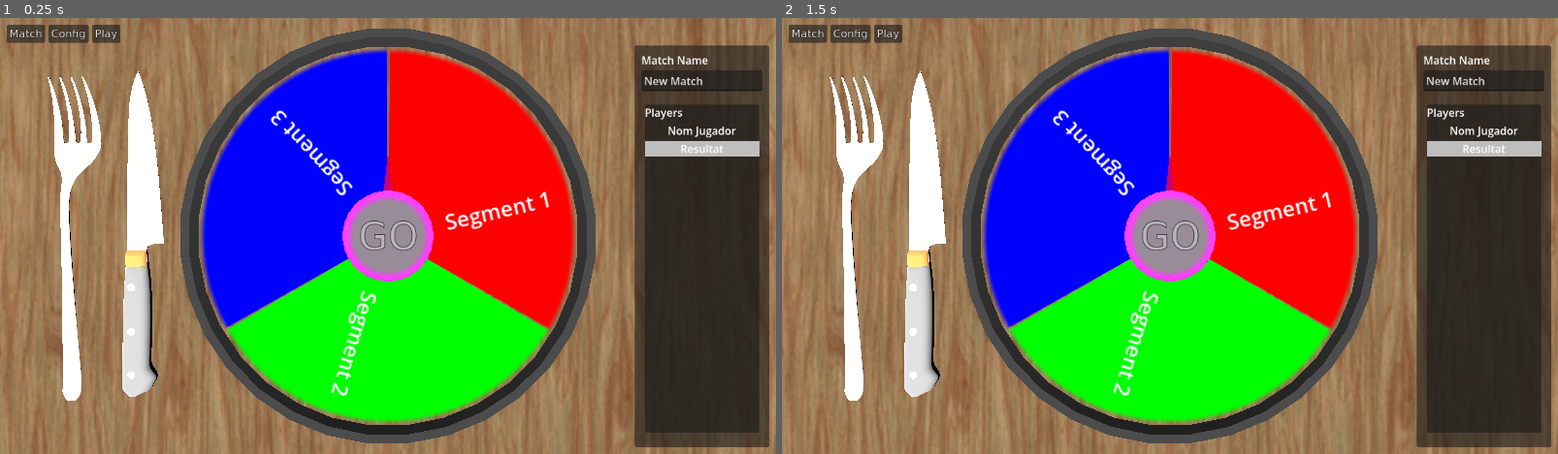
Above: before the commit, frames 1-2 (left to right).
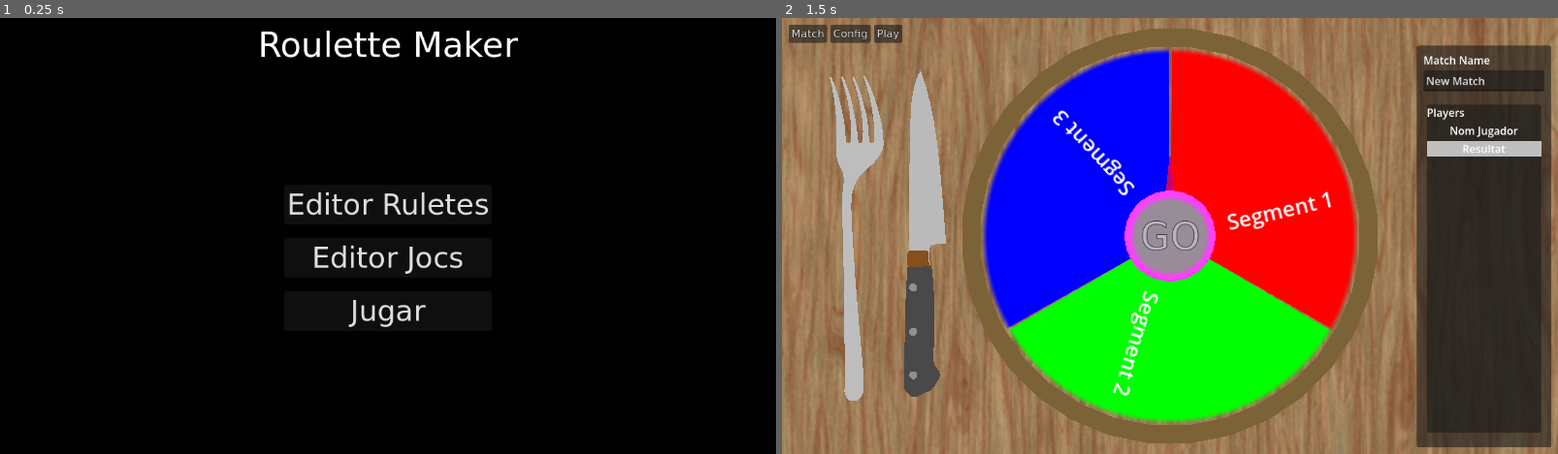
Above: after the commit, the same moments.

Repository: Zamme/vgs-custom-roulette
Game: Godot game, scene res://src/game_manager.tscn
Same seed, same stepped clock (60 frames per second), same inputs: the game is played once before the commit and once after it.
Inputs (mouse positions are in pixels of both pictures, inside the frame that each line leads up to):
- Up to frame 1 (0.25 s): no input
- Up to frame 2 (1.5 s): click (1170, 310) at 0.5 s, where only the run after the commit has a clickable "Jugar"; tap Enter at 1.25 s

The runs differ from the first frame. In frame 1, 100% of the frame differs, in the area x 0-100%, y 0-100%; in frame 2, 11%.

Commit message:
only etc2 enabled

Diff:
--- a/project.godot
+++ b/project.godot
@@ -34,3 +34,4 @@
 rendering_device/driver.windows="d3d12"
 renderer/rendering_method="gl_compatibility"
 renderer/rendering_method.mobile="gl_compatibility"
+textures/vram_compression/import_etc2_astc=true
--- a/src/game_manager.tscn
+++ b/src/game_manager.tscn
@@ -5,7 +5,6 @@
 
 [node name="GameManager" type="Node" unique_id=1773128760]
 script = ExtResource("1_x17l7")
-current_init_type = 4
 
 [node name="SaveLoadManager" type="Node" parent="." unique_id=1601281165]
 script = ExtResource("2_2138g")
--- a/src/match_scene.tscn
+++ b/src/match_scene.tscn
@@ -317,9 +317,11 @@
 [node name="Camera3D" type="Camera3D" parent="." unique_id=1405166598]
 transform = Transform3D(1, 0, 0, 0, -4.371139e-08, 1, 0, -1, -4.371139e-08, 0, 1.76, 0)
 
-[node name="OmniLight3D" type="DirectionalLight3D" parent="." unique_id=588050780]
+[node name="DirectionalLight3D" type="DirectionalLight3D" parent="." unique_id=588050780]
 transform = Transform3D(1, 0, 0, 0, 0.2300667, 0.97317487, 0, -0.97317487, 0.2300667, 0, 4.185, 0)
+visible = false
 light_energy = 10.0
+sky_mode = 1
 
 [node name="MatchRoulette" type="RigidBody3D" parent="." unique_id=1576497822]
 transform = Transform3D(-0.29237175, 0, -0.9563047, 0, 1, 0, 0.9563047, 0, -0.29237175, 0, 0.2640381, 0)
--- a/src/materials/roulette_mat.tres
+++ b/src/materials/roulette_mat.tres
@@ -1,6 +1,5 @@
 [gd_resource type="StandardMaterial3D" format=3 uid="uid://ce42v8lbs0lbj"]
 
 [resource]
-albedo_color = Color(0.14406255, 0.14406255, 0.14406255, 1)
-metallic = 0.82
-metallic_specular = 0.24
+shading_mode = 0
+albedo_color = Color(0.48431402, 0.38903397, 0.21650895, 1)
--- a/src/other/Fork.tscn
+++ b/src/other/Fork.tscn
@@ -3,10 +3,8 @@
 [ext_resource type="PackedScene" uid="uid://ngu81g8r8l5s" path="res://assets/gltfs/Fork.glb" id="1"]
 
 [sub_resource type="StandardMaterial3D" id="StandardMaterial3D_ef4fe"]
+shading_mode = 0
 albedo_color = Color(0.74138474, 0.7413847, 0.74138457, 1)
-metallic = 0.76
-metallic_specular = 0.73
-roughness = 0.7
 
 [node name="Fork" unique_id=1783277508 instance=ExtResource("1")]
 
--- a/src/other/KitchenKnife.tscn
+++ b/src/other/KitchenKnife.tscn
@@ -3,18 +3,19 @@
 [ext_resource type="PackedScene" uid="uid://dggrbmqit544k" path="res://assets/gltfs/KitchenKnife.glb" id="1"]
 
 [sub_resource type="StandardMaterial3D" id="StandardMaterial3D_01jps"]
+shading_mode = 0
 albedo_color = Color(0.28485027, 0.28485027, 0.28485027, 1)
 
 [sub_resource type="StandardMaterial3D" id="StandardMaterial3D_w0ij8"]
+shading_mode = 0
 albedo_color = Color(0.728822, 0.728822, 0.728822, 1)
-metallic = 0.79
-metallic_specular = 0.68
-roughness = 0.52
 
 [sub_resource type="StandardMaterial3D" id="StandardMaterial3D_2gjdy"]
+shading_mode = 0
 albedo_color = Color(0.5272024, 0.31050682, 0.11808125, 1)
 
 [sub_resource type="StandardMaterial3D" id="StandardMaterial3D_bnox8"]
+shading_mode = 0
 albedo_color = Color(0.5609549, 0.5609549, 0.5609549, 1)
 
 [node name="KitchenKnife" unique_id=679675806 instance=ExtResource("1")]
--- a/src/other/plate.tscn
+++ b/src/other/plate.tscn
@@ -1,13 +1,5 @@
-[gd_scene load_steps=3 format=2]
+[gd_scene format=3 uid="uid://dcly2ratusnpx"]
 
-[ext_resource path="res://assets/plate.glb" type="PackedScene" id=1]
+[ext_resource type="PackedScene" uid="uid://b1dvluboxvl0p" path="res://assets/gltfs/plate.glb" id="1"]
 
-[sub_resource type="SpatialMaterial" id=1]
-metallic = 0.19
-metallic_specular = 0.73
-roughness = 0.81
-
-[node name="plate" instance=ExtResource( 1 )]
-
-[node name="Plate" parent="." index="0"]
-material/0 = SubResource( 1 )
+[node name="plate" unique_id=993812812 instance=ExtResource("1")]
--- a/src/scripts/match_scene.gd
+++ b/src/scripts/match_scene.gd
@@ -15,6 +15,9 @@
 @onready var hey_audio : AudioStreamPlayer = $HeyAudio
 @onready var music_audio : AudioStreamPlayer = $MusicAudio
 @onready var go_button : GoButton = $MatchControl/GOButton
+@onready var match_popup_menu : PopupMenu = $MatchControl/PanelContainer/MarginContainer/VBoxContainer/MatchMenu/MatchPopupMenu
+@onready var match_properties_popup_menu : PopupMenu = $MatchControl/PanelContainer/MarginContainer/VBoxContainer/MatchMenu/MatchPropertiesPopupMenu
+@onready var state_popup_menu : PopupMenu = $MatchControl/PanelContainer/MarginContainer/VBoxContainer/MatchMenu/StatePopupMenu
 
 #@onready var rot_spinbox: SpinBox = $rotationsp
 
@@ -49,6 +52,10 @@
 	#print("Roulette Rotation: ", rad_to_deg(roulette_rb.global_rotation.y))
 	#print("Segment: ", current_turn_segment_result)
 
+func enable_popup_menu(_popupmenu : PopupMenu, _enable : bool):
+	for i_item in _popupmenu.item_count:
+		_popupmenu.set_item_disabled(i_item,not(_enable))
+
 func finish_match() -> void:
 	print("Match finished")
 	set_match_state(3)
@@ -72,7 +79,8 @@
 	is_roulette_rolling = true
 	play_ambient_audio(false)
 	play_music_audio(false)
-	play_rolling_audio(true)
+	if not(rolling_audio.playing):
+		play_rolling_audio(true)
 	roulette_rb.angular_velocity = default_rotation_velocity
 
 func load_game(_game_name : String) -> void:
@@ -81,6 +89,7 @@
 
 func load_match(_match_name : String) -> void:
 	match_info = Globals.save_load_manager.load_match(_match_name)
+	enable_popup_menu(match_properties_popup_menu, true)
 	update_match_scene()
 
 func load_roulette(_roulette_name : String) -> void:
@@ -164,10 +173,12 @@
 	match match_info.match_state:
 		0: # None
 			go_button.disabled = true
+			enable_popup_menu(match_properties_popup_menu, true)
 		1: # Beginning
 			pass
 		2: # Playing
 			go_button.disabled = false
+			enable_popup_menu(match_properties_popup_menu, false)
 		3: # Finished
 			go_button.disabled = true
 
Not shown, changed: assets/textures/go_button.png.import
Not shown, changed: assets/textures/taula_fusta_albedo.png.import
Not shown, changed: assets/textures/taula_fusta_orm.png.import
Not shown, added: export_presets.cfg
